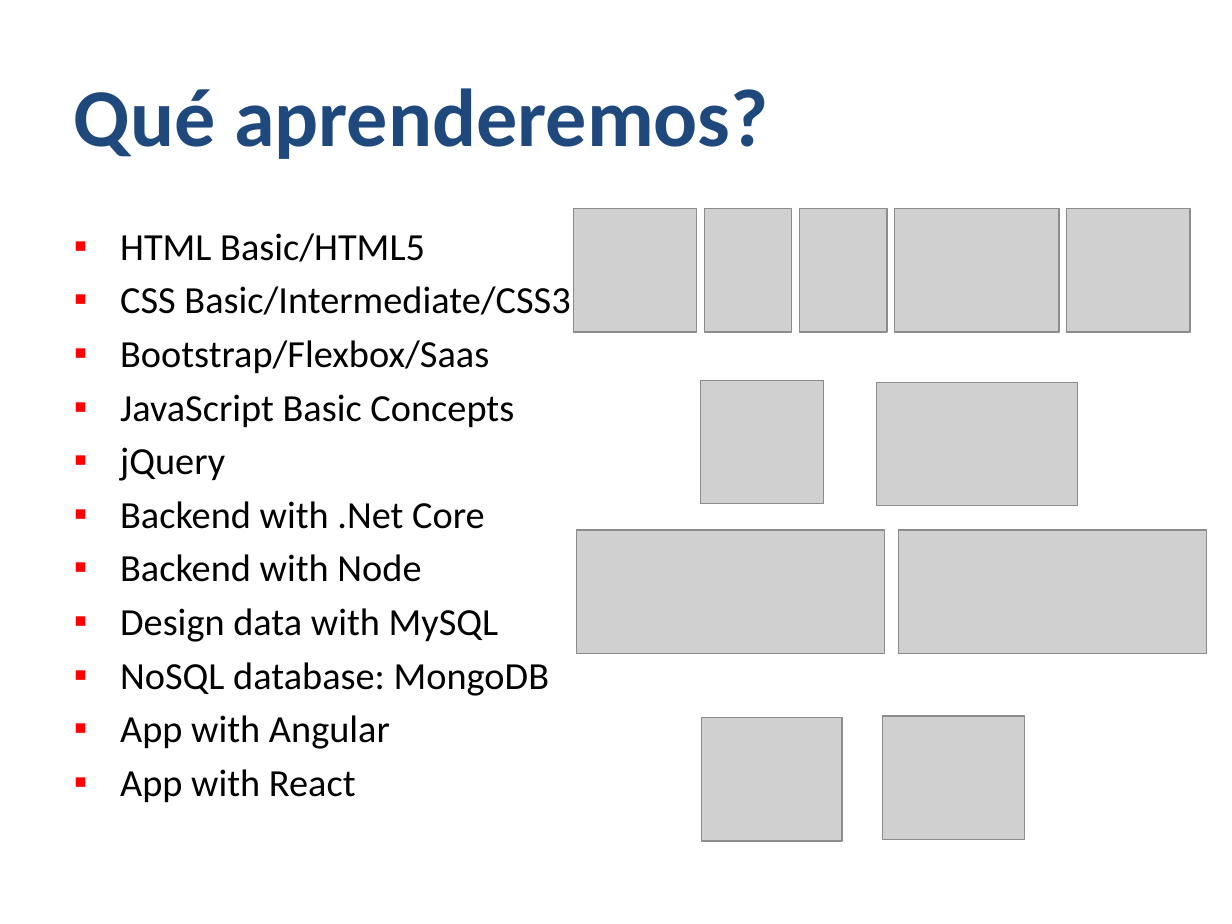
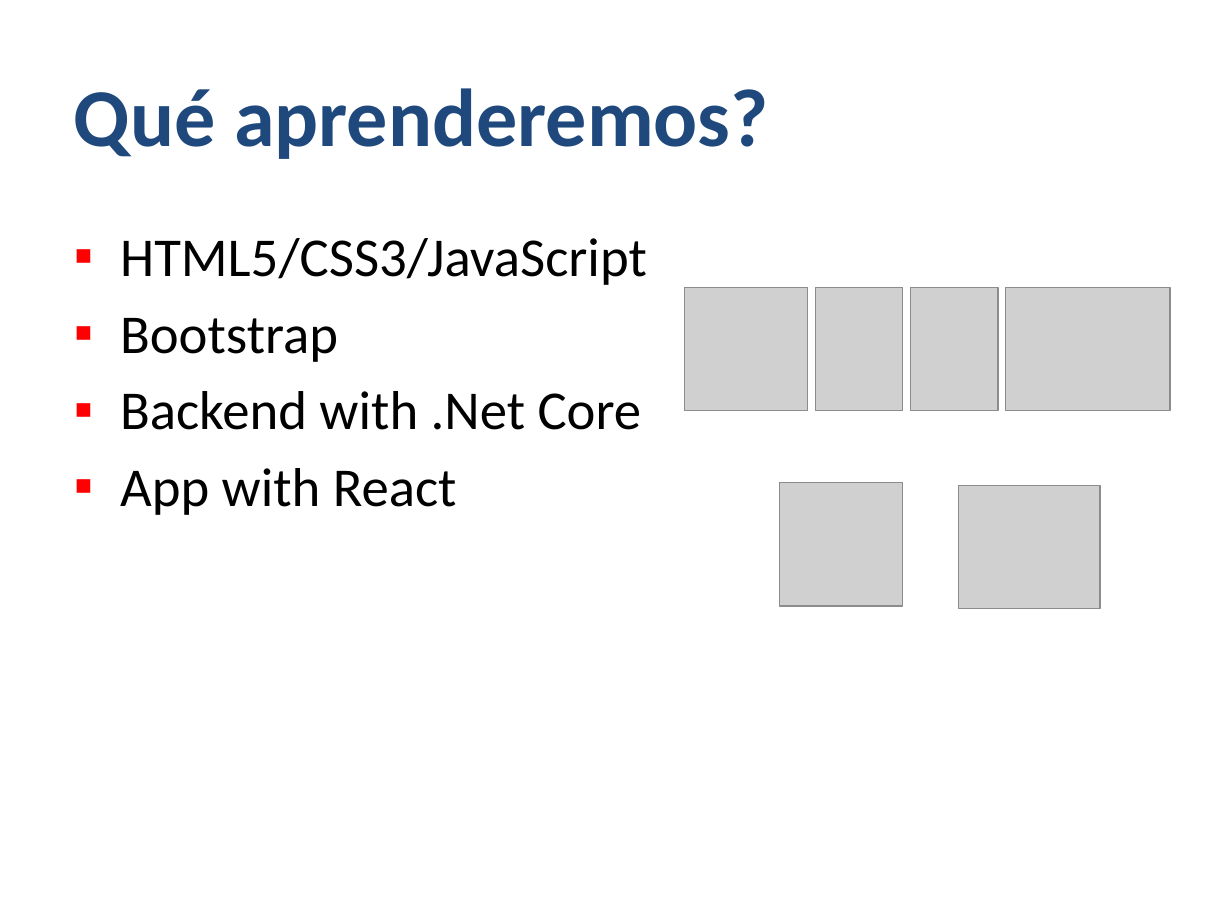
Before and after one commit to mariangel09/WebDevelopment, a slide deck: slide 6 of WebDev-00-Introducción.pptx. Drawn at 1232x924 pixels with LibreOffice and Linux fonts; fonts in the diff are those of the drawing; grey boxes stand for pictures; background and template pictures are left out. Boxes give left, top, right and bottom in pixels: in the first picture for what was removed or moved away, otherwise in the second. Text is boxed around its words. In the diff, an @@ line names an element or a change of style, - is before the commit and + after.

Commit message:
Update Ppts

```diff
--- a/WebDev-00-Introducción.pptx
+++ b/WebDev-00-Introducción.pptx
@@ picture removed at (1067, 209, 1190, 333) @@
@@ text at (120, 238, 647, 362): text changed; size 22.4 to 32 pt @@
-▪ HTML Basic/HTML5
-▪ CSS Basic/Intermediate/CSS3
-▪ Bootstrap/Flexbox/Saas
-▪ JavaScript Basic Concepts
-▪ jQuery
+▪ HTML5/CSS3/JavaScript
+▪ Bootstrap
@@ 4 pictures: place and size @@
-4 pictures at (574, 209, 1058, 333)
+4 pictures at (685, 287, 1169, 410)
@@ picture removed at (876, 382, 1077, 505) @@
@@ text at (120, 391, 642, 515): size 22.4 to 32 pt in "Backend with .Net Core", "App with React"; more space between paragraphs @@
@@ picture: place and size @@
-picture at (700, 381, 823, 504)
+picture at (780, 483, 903, 606)
@@ picture: place and size @@
-picture at (882, 716, 1024, 839)
+picture at (958, 485, 1100, 609)
@@ picture removed at (577, 530, 885, 653) @@
@@ picture removed at (898, 530, 1206, 653) @@
@@ text at (120, 554, 549, 749): paragraphs removed @@
-▪ Backend with Node
-▪ Design data with MySQL
-▪ NoSQL database: MongoDB
-▪ App with Angular
@@ picture removed at (701, 718, 841, 841) @@
```
Also in this commit, not shown: 1 other file.
